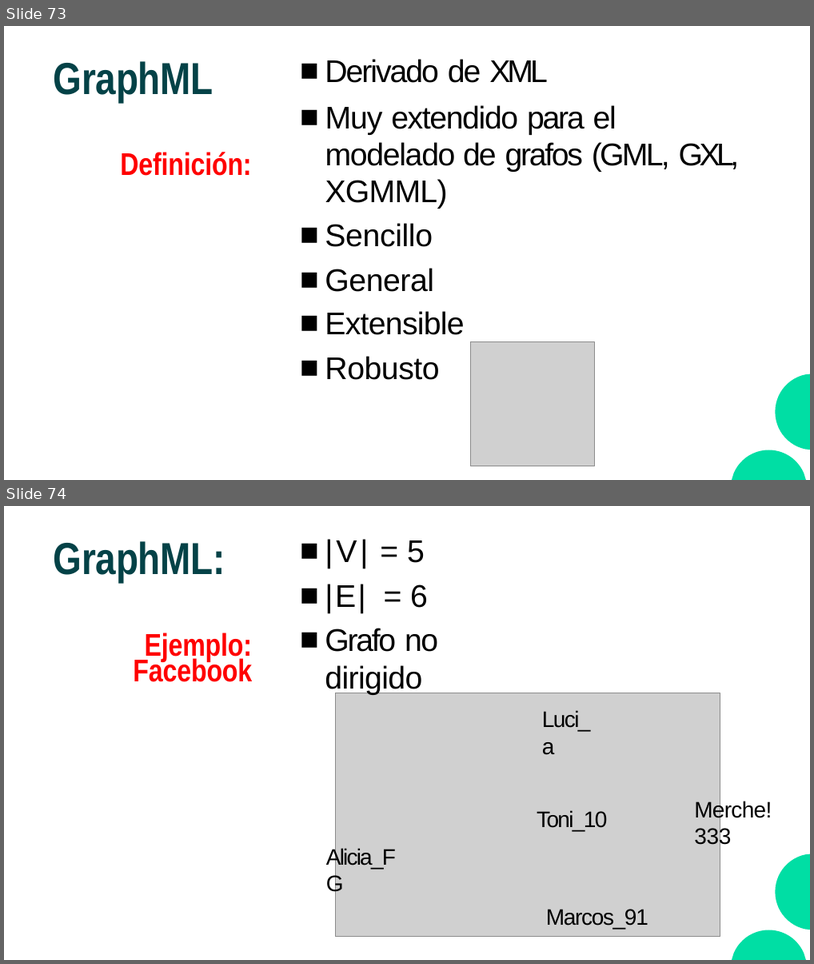
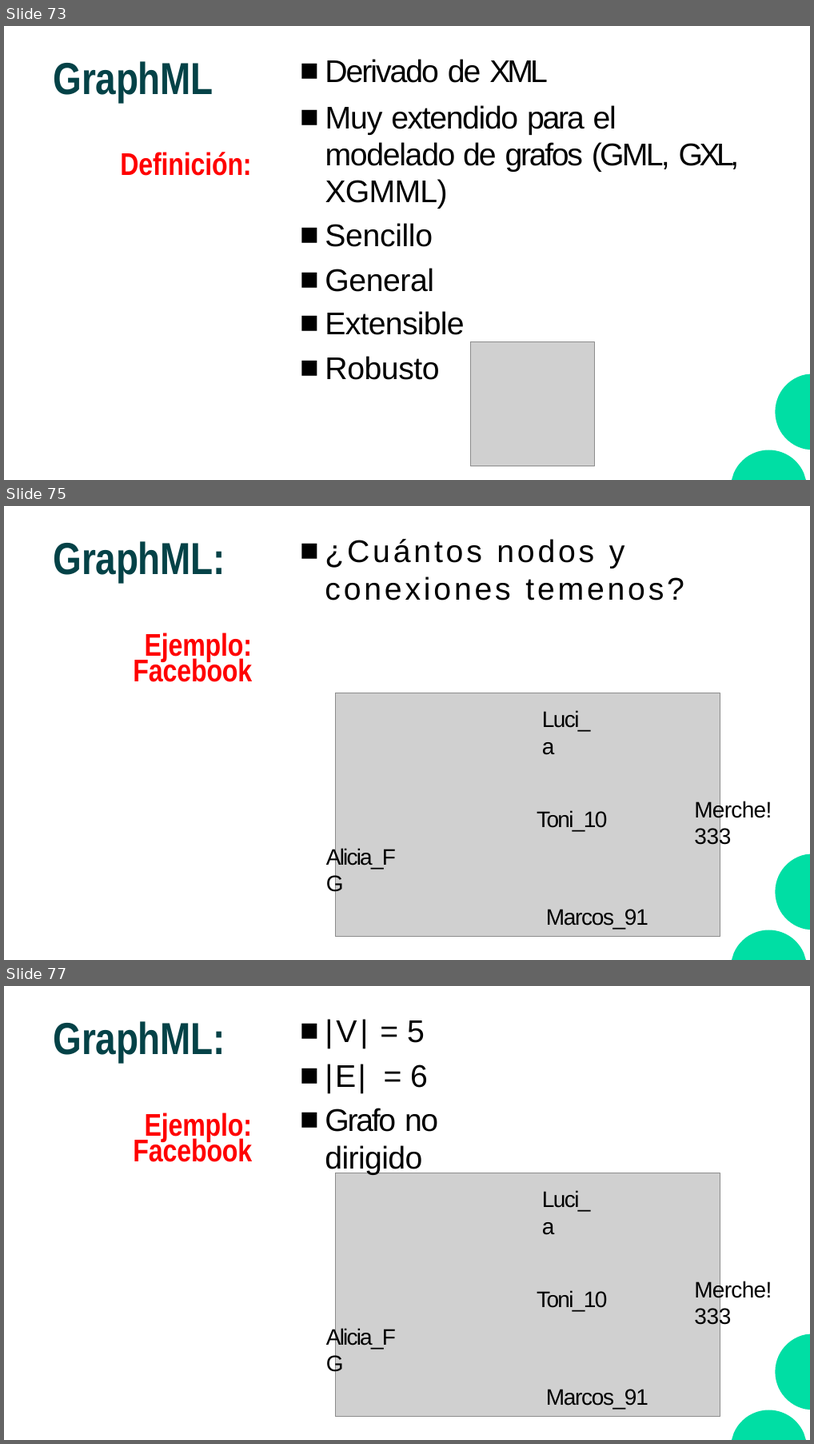
Before and after one commit to CodeWithJuancho/CE_IABD_BIU_SPS, a slide deck: BIU/UT1 - Fundamentos y Preparacion de datos/UT1_1 - Fundamentos y preparacion de datos.pptx. Shown one above the other, each under a label of ours: slides 73 and 74 before the commit, slides 73, 75 and 77 after it; the slides between them are not shown. The pictures are 814x964 and 814x1444 pixels, drawn with LibreOffice and Linux fonts; fonts in the diff are those of the drawing; grey boxes stand for pictures. Boxes give left, top, right and bottom in pixels: in the first picture for what was removed or moved away, otherwise in the second. Text is boxed around its words. In the diff, an @@ line names an element or a change of style, - is before the commit and + after.

```diff
--- a/BIU/UT1 - Fundamentos y Preparacion de datos/UT1_1 - Fundamentos y preparacion de datos.pptx
+++ b/BIU/UT1 - Fundamentos y Preparacion de datos/UT1_1 - Fundamentos y preparacion de datos.pptx
@@ slide 75 added at bbox=[4, 506, 810, 960], background #FFFFFF @@
@@ title added at bbox=[54, 541, 226, 582], 40 pt, text #044247, bold @@
+GraphML:
@@ text added at bbox=[325, 539, 685, 600], 28 pt, text #000000 @@
+■ ¿Cuántos nodos y conexiones temenos?
@@ text added at bbox=[133, 632, 252, 682], 28 pt, text #FF0000, bold @@
+Ejemplo: Facebook
@@ picture added at bbox=[335, 693, 721, 936] @@
@@ text added at bbox=[542, 710, 591, 755], 20 pt, text #000000 @@
+Luci_a
@@ text added at bbox=[537, 810, 607, 831], 20 pt, text #000000 @@
+Toni_10
@@ text added at bbox=[694, 800, 772, 848], 20 pt, text #000000 @@
+Merche! 333
@@ text added at bbox=[326, 847, 396, 868], 20 pt, text #000000 @@
+Alicia_FG
@@ freeform shape added at bbox=[732, 853, 810, 959], fill #00DEA4 @@
@@ text added at bbox=[546, 908, 649, 928], 20 pt, text #000000 @@
+Marcos_91
@@ what was slide 74 is now slide 77 @@
```
Also in this commit, not shown: 13 slides changed, 9 other slides added, 12 other files.
